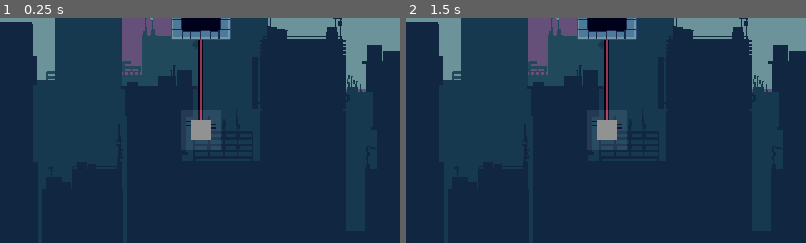
Above: before the commit, frames 1-2 (left to right).
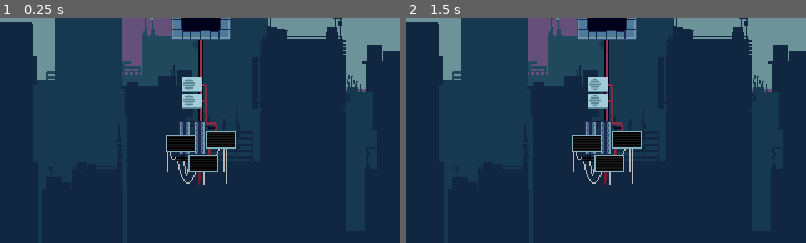
Above: after the commit, the same moments.

Repository: Pat-Rosander/TRI10NWARE
Game: Godot game, scene res://rooms/level_1/level_1.tscn
Two runs of this game, one before a commit and one after it. Both use one fixed random seed, a clock stepped at 60 frames per second and the inputs below. This scene is started directly instead of the project's main scene.
Inputs (mouse positions are % of the whole screen's width and height, from its top left):
- Up to frame 1 (0.25 s): no input
- Up to frame 2 (1.5 s): tap Enter at 0.5 s; move the mouse to (72, 45) at 0.52 s; hold Right (move_right) 0.53-1.28 s; tap X (dash) at 0.6 s; click (72, 45) at 0.67 s; tap Space (jump) at 0.77 s; move the mouse to (30, 55) at 1.27 s; hold Down (move_down) from 1.28 s (still down); tap Z (switch) at 1.35 s
The pictures show only the part of the screen within x 24-74%, y 31-81%; the shares and areas given below are measured in that part.

The runs differ from the first frame. In frame 1, 3.5% of the frame differs, in the area x 41-59%, y 26-75%; in frame 2, 3.5%.

Commit message:
art swap

Diff:
--- /dev/null
+++ b/game/charged_object_v1_frames.tres
@@ -0,0 +1,128 @@
+[gd_resource type="SpriteFrames" load_steps=18 format=3 uid="uid://dd4n0ct8n4pxm"]
+
+[ext_resource type="Texture2D" uid="uid://cosufjxngtmpm" path="res://art/objects/charged_object_v1.png" id="1_5akqt"]
+
+[sub_resource type="AtlasTexture" id="AtlasTexture_1yx4r"]
+atlas = ExtResource("1_5akqt")
+region = Rect2(0, 0, 64, 90)
+
+[sub_resource type="AtlasTexture" id="AtlasTexture_k3cxw"]
+atlas = ExtResource("1_5akqt")
+region = Rect2(64, 0, 64, 90)
+
+[sub_resource type="AtlasTexture" id="AtlasTexture_3gt2g"]
+atlas = ExtResource("1_5akqt")
+region = Rect2(128, 0, 64, 90)
+
+[sub_resource type="AtlasTexture" id="AtlasTexture_c784y"]
+atlas = ExtResource("1_5akqt")
+region = Rect2(192, 0, 64, 90)
+
+[sub_resource type="AtlasTexture" id="AtlasTexture_wgden"]
+atlas = ExtResource("1_5akqt")
+region = Rect2(0, 90, 64, 90)
+
+[sub_resource type="AtlasTexture" id="AtlasTexture_v4v2a"]
+atlas = ExtResource("1_5akqt")
+region = Rect2(64, 90, 64, 90)
+
+[sub_resource type="AtlasTexture" id="AtlasTexture_2scpi"]
+atlas = ExtResource("1_5akqt")
+region = Rect2(128, 90, 64, 90)
+
+[sub_resource type="AtlasTexture" id="AtlasTexture_mw10n"]
+atlas = ExtResource("1_5akqt")
+region = Rect2(192, 90, 64, 90)
+
+[sub_resource type="AtlasTexture" id="AtlasTexture_4j688"]
+atlas = ExtResource("1_5akqt")
+region = Rect2(0, 180, 64, 90)
+
+[sub_resource type="AtlasTexture" id="AtlasTexture_vlnx6"]
+atlas = ExtResource("1_5akqt")
+region = Rect2(64, 180, 64, 90)
+
+[sub_resource type="AtlasTexture" id="AtlasTexture_6cqcq"]
+atlas = ExtResource("1_5akqt")
+region = Rect2(128, 180, 64, 90)
+
+[sub_resource type="AtlasTexture" id="AtlasTexture_o4yff"]
+atlas = ExtResource("1_5akqt")
+region = Rect2(192, 180, 64, 90)
+
+[sub_resource type="AtlasTexture" id="AtlasTexture_8a07l"]
+atlas = ExtResource("1_5akqt")
+region = Rect2(0, 270, 64, 90)
+
+[sub_resource type="AtlasTexture" id="AtlasTexture_2jmmf"]
+atlas = ExtResource("1_5akqt")
+region = Rect2(64, 270, 64, 90)
+
+[sub_resource type="AtlasTexture" id="AtlasTexture_wxss0"]
+atlas = ExtResource("1_5akqt")
+region = Rect2(128, 270, 64, 90)
+
+[sub_resource type="AtlasTexture" id="AtlasTexture_cmaci"]
+atlas = ExtResource("1_5akqt")
+region = Rect2(192, 270, 64, 90)
+
+[resource]
+animations = [{
+"frames": [{
+"duration": 1.0,
+"texture": SubResource("AtlasTexture_1yx4r")
+}, {
+"duration": 1.0,
+"texture": SubResource("AtlasTexture_k3cxw")
+}, {
+"duration": 1.0,
+"texture": SubResource("AtlasTexture_3gt2g")
+}, {
+"duration": 1.0,
+"texture": SubResource("AtlasTexture_c784y")
+}, {
+"duration": 1.0,
+"texture": SubResource("AtlasTexture_wgden")
+}, {
+"duration": 1.0,
+"texture": SubResource("AtlasTexture_v4v2a")
+}],
+"loop": true,
+"name": &"default",
+"speed": 12.0
+}, {
+"frames": [{
+"duration": 1.0,
+"texture": SubResource("AtlasTexture_2scpi")
+}, {
+"duration": 1.0,
+"texture": SubResource("AtlasTexture_mw10n")
+}, {
+"duration": 1.0,
+"texture": SubResource("AtlasTexture_4j688")
+}, {
+"duration": 1.0,
+"texture": SubResource("AtlasTexture_vlnx6")
+}, {
+"duration": 1.0,
+"texture": SubResource("AtlasTexture_6cqcq")
+}, {
+"duration": 1.0,
+"texture": SubResource("AtlasTexture_o4yff")
+}, {
+"duration": 1.0,
+"texture": SubResource("AtlasTexture_8a07l")
+}, {
+"duration": 1.0,
+"texture": SubResource("AtlasTexture_2jmmf")
+}, {
+"duration": 1.0,
+"texture": SubResource("AtlasTexture_wxss0")
+}, {
+"duration": 1.0,
+"texture": SubResource("AtlasTexture_cmaci")
+}],
+"loop": true,
+"name": &"electric",
+"speed": 12.0
+}]
--- a/game/objects/charged_object/charged_object.tscn
+++ b/game/objects/charged_object/charged_object.tscn
@@ -12,7 +12,6 @@
 
 [node name="Sprite" type="AnimatedSprite2D" parent="."]
 sprite_frames = ExtResource("2_frames")
-animation = &"default"
 
 [node name="Glow" type="Sprite2D" parent="."]
 material = SubResource("CanvasItemMaterial_add")
--- /dev/null
+++ b/game/objects/charged_object/charged_object_glow_texture.tres
@@ -0,0 +1,13 @@
+[gd_resource type="GradientTexture2D" load_steps=2 format=3 uid="uid://cgu261cp6jb1v"]
+
+[sub_resource type="Gradient" id="Gradient_dclee"]
+offsets = PackedFloat32Array(0, 0.5361991, 0.9954751)
+colors = PackedColorArray(1, 1, 1, 1, 0.71493214, 0.71493214, 0.71493214, 1, 0, 0, 0, 1)
+
+[resource]
+gradient = SubResource("Gradient_dclee")
+width = 96
+height = 96
+fill = 1
+fill_from = Vector2(0.5, 0.5)
+fill_to = Vector2(1, 0.5)
--- a/game/rooms/level_1/level_1.tscn
+++ b/game/rooms/level_1/level_1.tscn
@@ -9,6 +9,7 @@
 [ext_resource type="Script" uid="uid://c7gvw3tp0t3la" path="res://objects/goal/goal_zone.gd" id="5_goal"]
 [ext_resource type="PackedScene" path="res://objects/collectible/collectible.tscn" id="6_collectible"]
 [ext_resource type="Script" uid="uid://b37sfq6rb0f00" path="res://rooms/room_info.gd" id="7_info"]
+[ext_resource type="SpriteFrames" uid="uid://dd4n0ct8n4pxm" path="res://charged_object_v1_frames.tres" id="7_p4me5"]
 [ext_resource type="PackedScene" path="res://objects/hint/hint.tscn" id="8_hint"]
 
 [sub_resource type="Resource" id="RoomInfo_room"]
@@ -56,6 +57,7 @@
 
 [node name="ChargedObject" parent="Objects" instance=ExtResource("4_charged")]
 position = Vector2(312, 200)
+frames = ExtResource("7_p4me5")
 
 [node name="GoalZone" type="Node2D" parent="Objects"]
 position = Vector2(512, 240)
Binary file changed: game/art/objects/charged_glow.png
Renamed: game/art/objects/charged_object_01.png -> game/art/objects/charged_object_v1.png
Not shown, changed: game/art/objects/charged_object_v1.png.import
Not shown: 1 places in game/rooms/level_1/level_1.tscn that only renumber resources
